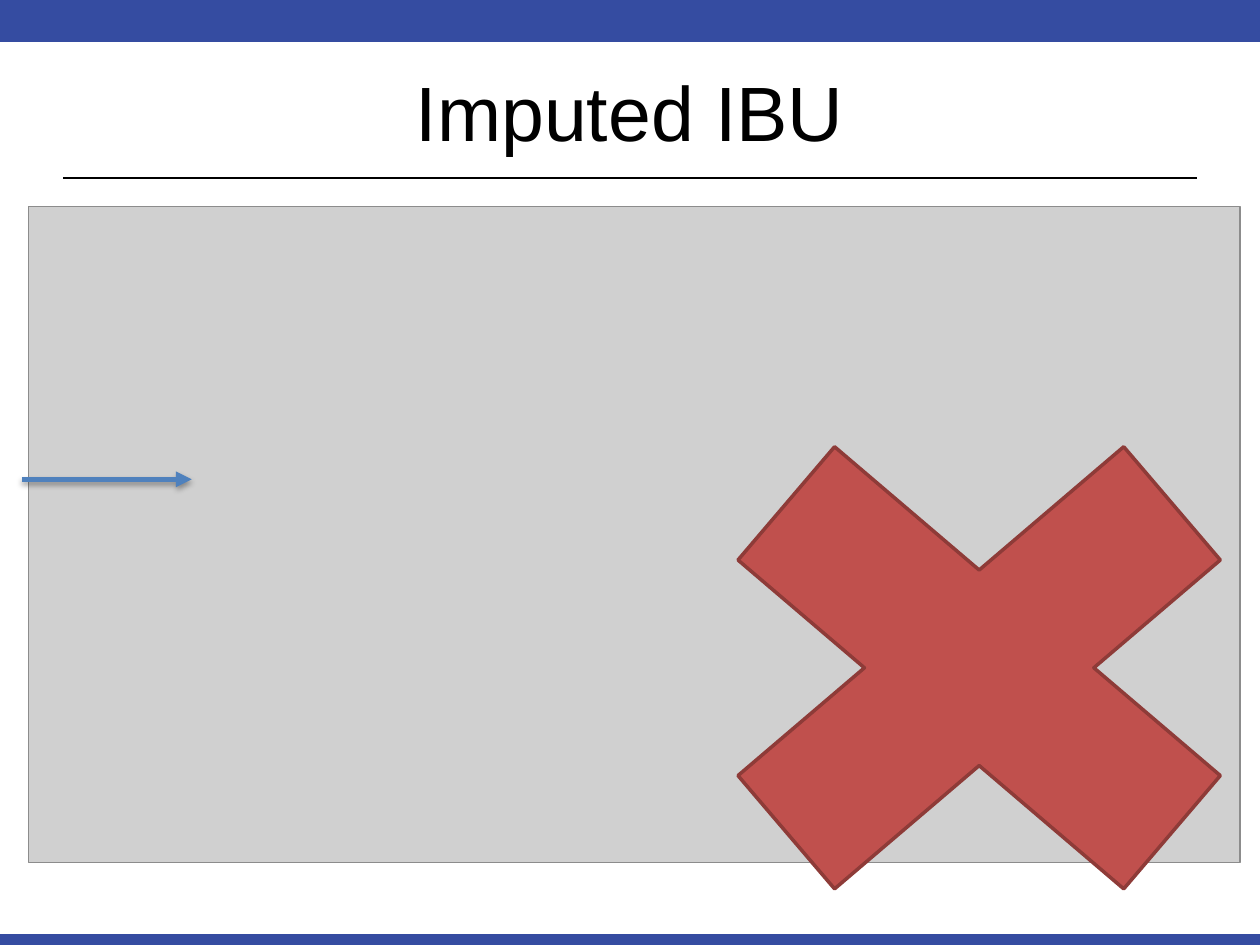
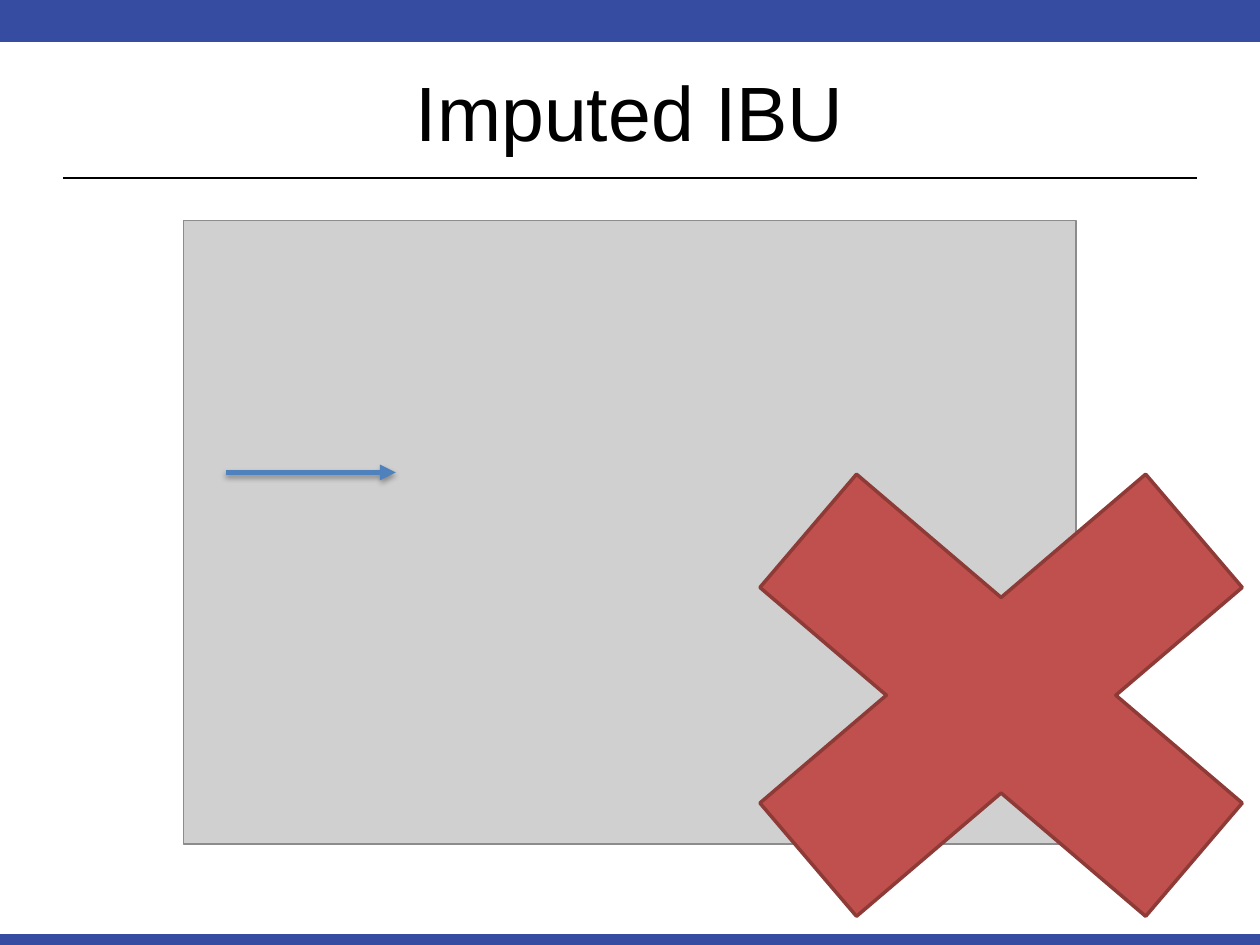
Before and after one commit to DustinBracy/Beer-Case-Study, a slide deck: slide 6 of EDA.pptx. Drawn at 1260x945 pixels with LibreOffice and Linux fonts; fonts in the diff are those of the drawing; grey boxes stand for pictures. Boxes give left, top, right and bottom in pixels: in the first picture for what was removed or moved away, otherwise in the second. Text is boxed around its words. In the diff, an @@ line names an element or a change of style, - is before the commit and + after.

```diff
--- a/EDA.pptx
+++ b/EDA.pptx
@@ picture: place and size @@
-picture at box(29, 207, 1240, 863)
+picture at box(184, 220, 1076, 844)
@@ cross: place and size @@
-cross at box(609, 352, 1260, 945)
+cross at box(630, 379, 1260, 945)
@@ arrow moved from (21, 479) - (192, 479) to (226, 472) - (396, 472) @@
```
Also in this commit, not shown: 1 other slide changed, 3 slides added, 1 other file.
